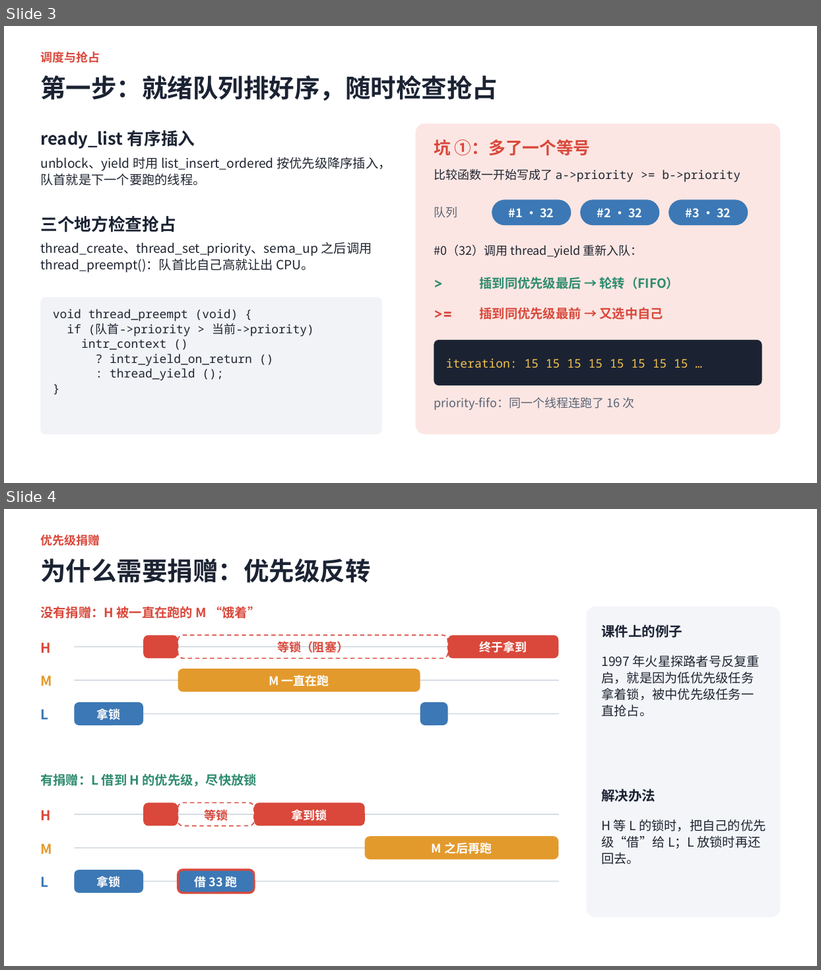
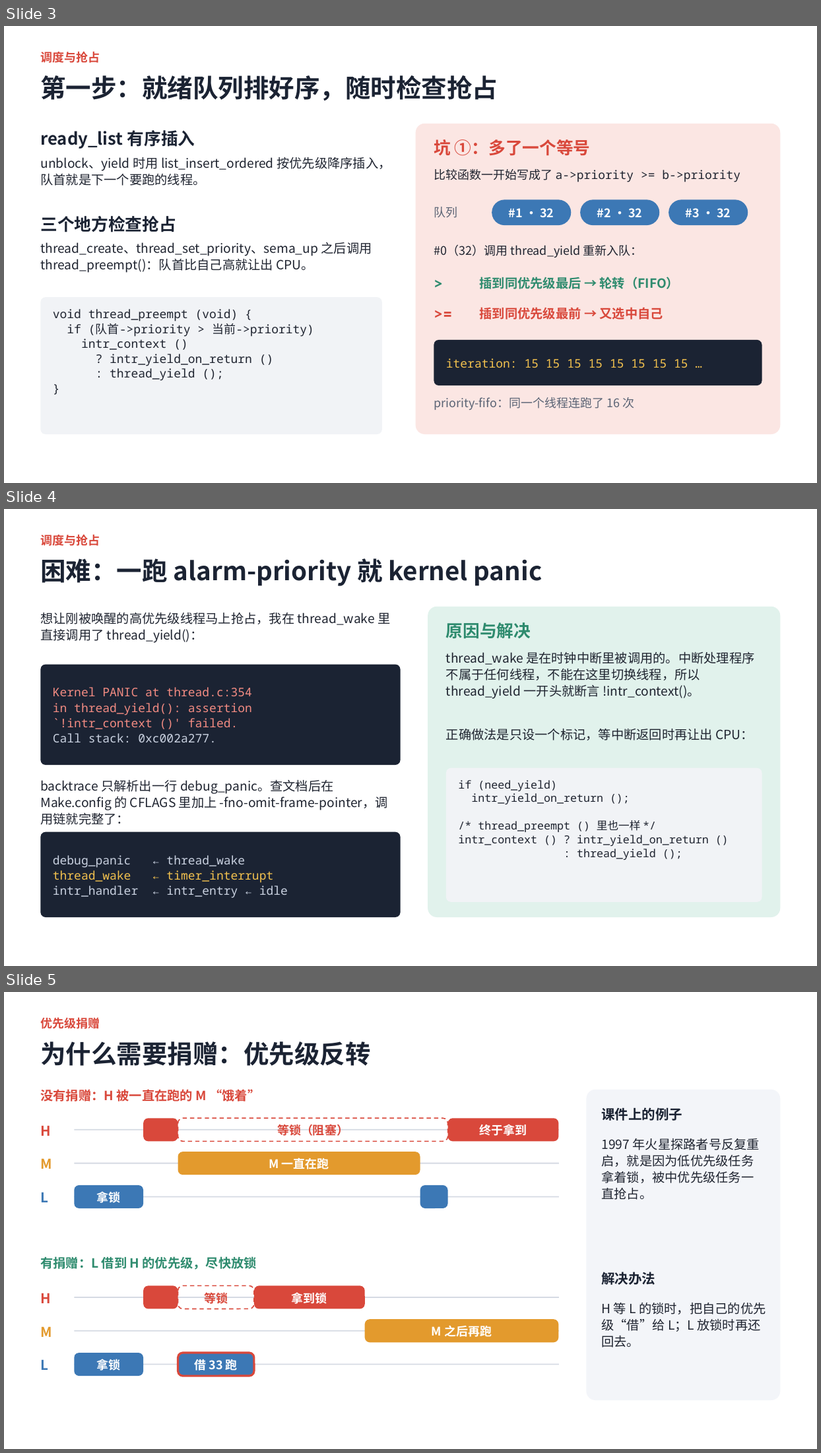
Before and after one commit to LiuXiaofan-0321/ruangongdaershang, a slide deck: 操作系统lab/lab3/作业3.2-priority讲解.pptx. Shown one above the other, each under a label of ours: slides 3 and 4 before the commit, slides 3, 4 and 5 after it. The pictures are 821x970 and 821x1453 pixels, drawn with LibreOffice and Linux fonts; fonts in the diff are those of the drawing. Boxes give left, top, right and bottom in pixels: in the first picture for what was removed or moved away, otherwise in the second. Text is boxed around its words. In the diff, an @@ line names an element or a change of style, - is before the commit and + after.

```diff
--- a/操作系统lab/lab3/作业3.2-priority讲解.pptx
+++ b/操作系统lab/lab3/作业3.2-priority讲解.pptx
@@ slide 4 added at (x1=4, y1=509, x2=817, y2=966), background #FFFFFF @@
@@ text added at (x1=40, y1=534, x2=100, y2=546), 14 pt, text #D9483B, bold @@
+调度与抢占
@@ text added at (x1=40, y1=559, x2=543, y2=586), 30 pt, text #1B2333, bold @@
+困难：一跑 alarm-priority 就 kernel panic
@@ rounded rectangle added at (x1=428, y1=607, x2=781, y2=918), fill #E1F2EC @@
@@ text added at (x1=40, y1=613, x2=390, y2=643), 15 pt, text #1F2430 @@
+想让刚被唤醒的高优先级线程马上抢占，我在 thread_wake 里直接调用了 thread_yield()：
@@ text added at (x1=446, y1=623, x2=531, y2=639), 20 pt, text #2E8B6E, bold @@
+原因与解决
@@ rounded rectangle added at (x1=40, y1=665, x2=401, y2=765), fill #1B2333 @@
@@ text added at (x1=446, y1=652, x2=754, y2=699), 15 pt, text #1F2430 @@
+thread_wake 是在时钟中断里被调用的。中断处理程序不属于任何线程，不能在这里切换线程，所以 thread_yield 一开头就断言 !intr_context()。
@@ text added at (x1=53, y1=687, x2=252, y2=743), 14 pt, text #F28B82 @@
+Kernel PANIC at thread.c:354
+in thread_yield(): assertion
+`!intr_context ()' failed.
+Call stack: 0xc002a277.
@@ text added at (x1=446, y1=729, x2=754, y2=741), 15 pt, text #1F2430 @@
+正确做法是只设一个标记，等中断返回时再让出 CPU：
@@ text added at (x1=40, y1=780, x2=388, y2=825), 15 pt, text #1F2430 @@
+backtrace 只解析出一行 debug_panic。查文档后在 Make.config 的 CFLAGS 里加上 -fno-omit-frame-pointer，调用链就完整了：
@@ rounded rectangle added at (x1=446, y1=768, x2=762, y2=902), fill #F1F3F6 @@
@@ text added at (x1=458, y1=780, x2=709, y2=860), 13 pt, text #1F2430 @@
+if (need_yield)
+intr_yield_on_return ();
+/* thread_preempt () 里也一样 */
+intr_context () ? intr_yield_on_return ()
+: thread_yield ();
@@ rounded rectangle added at (x1=40, y1=832, x2=401, y2=918), fill #1B2333 @@
@@ text added at (x1=53, y1=855, x2=288, y2=898), 14 pt, text #C9D1E0 @@
+debug_panic ← thread_wake
+thread_wake ← timer_interrupt
+intr_handler ← intr_entry ← idle
@@ what was slide 4 is now slide 5 @@
```
Also in this commit, not shown: 1 slide changed, 2 other slides added, 4 other files.
